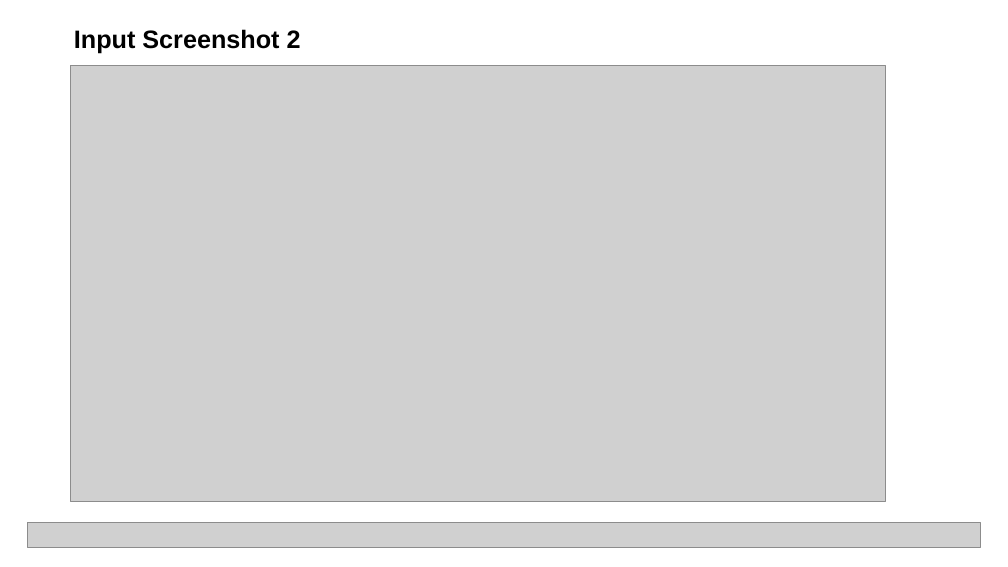
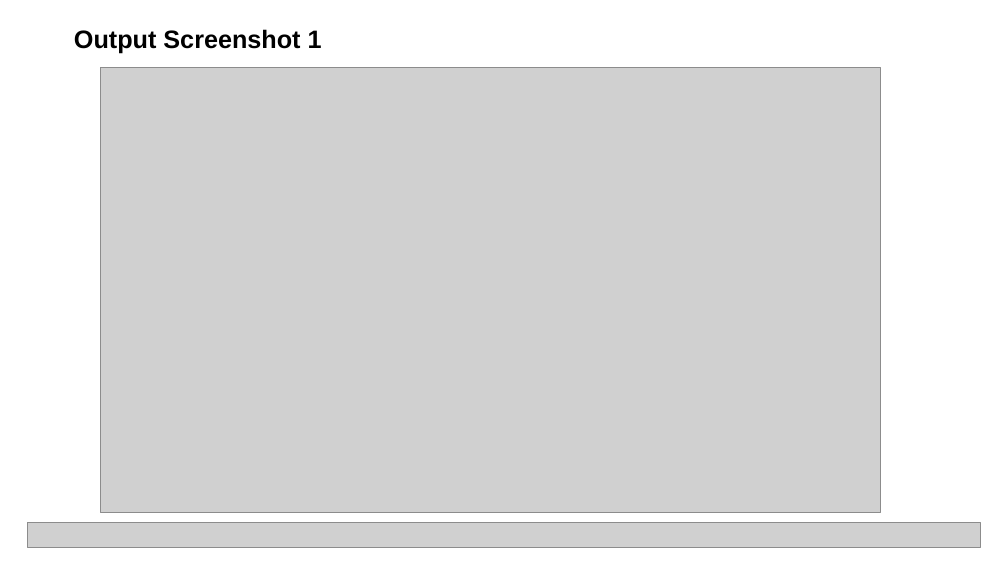
Before and after one commit to NehaSusan14/IBM-PROJECT, a slide deck: slide 13 of Hackthon Project Presentation.pptx. Drawn at 1008x567 pixels with LibreOffice and Linux fonts; fonts in the diff are those of the drawing; grey boxes stand for pictures. Boxes give left, top, right and bottom in pixels: in the first picture for what was removed or moved away, otherwise in the second. Text is boxed around its words. In the diff, an @@ line names an element or a change of style, - is before the commit and + after.

```diff
--- a/Hackthon Project Presentation.pptx
+++ b/Hackthon Project Presentation.pptx
@@ text at [74,29,322,53]: text changed @@
-Input Screenshot 2
+Output Screenshot 1
@@ picture: place and size @@
-picture at [70,66,885,501]
+picture at [101,67,881,512]
```
Also in this commit, not shown: 1 other slide changed, 1 other file.
